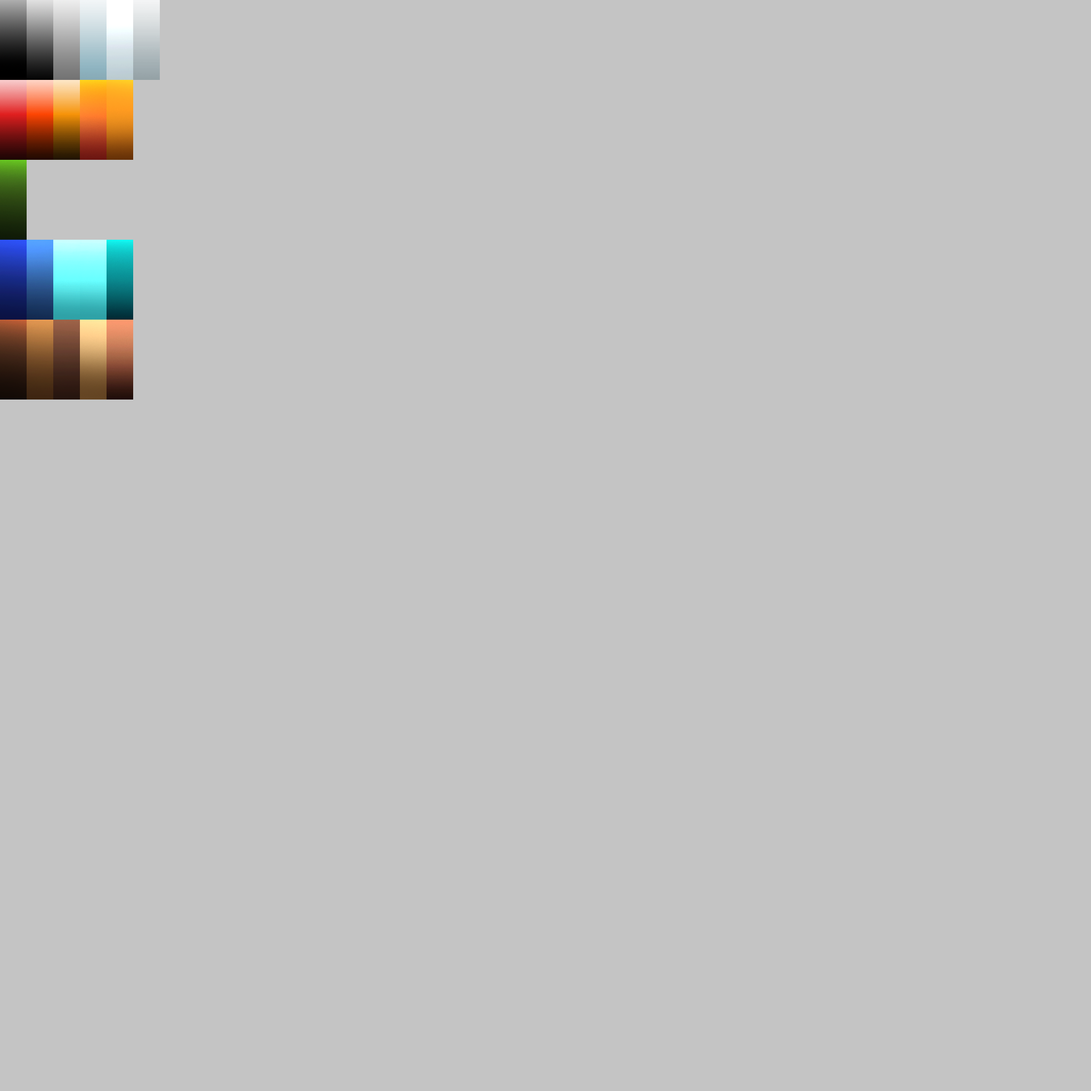
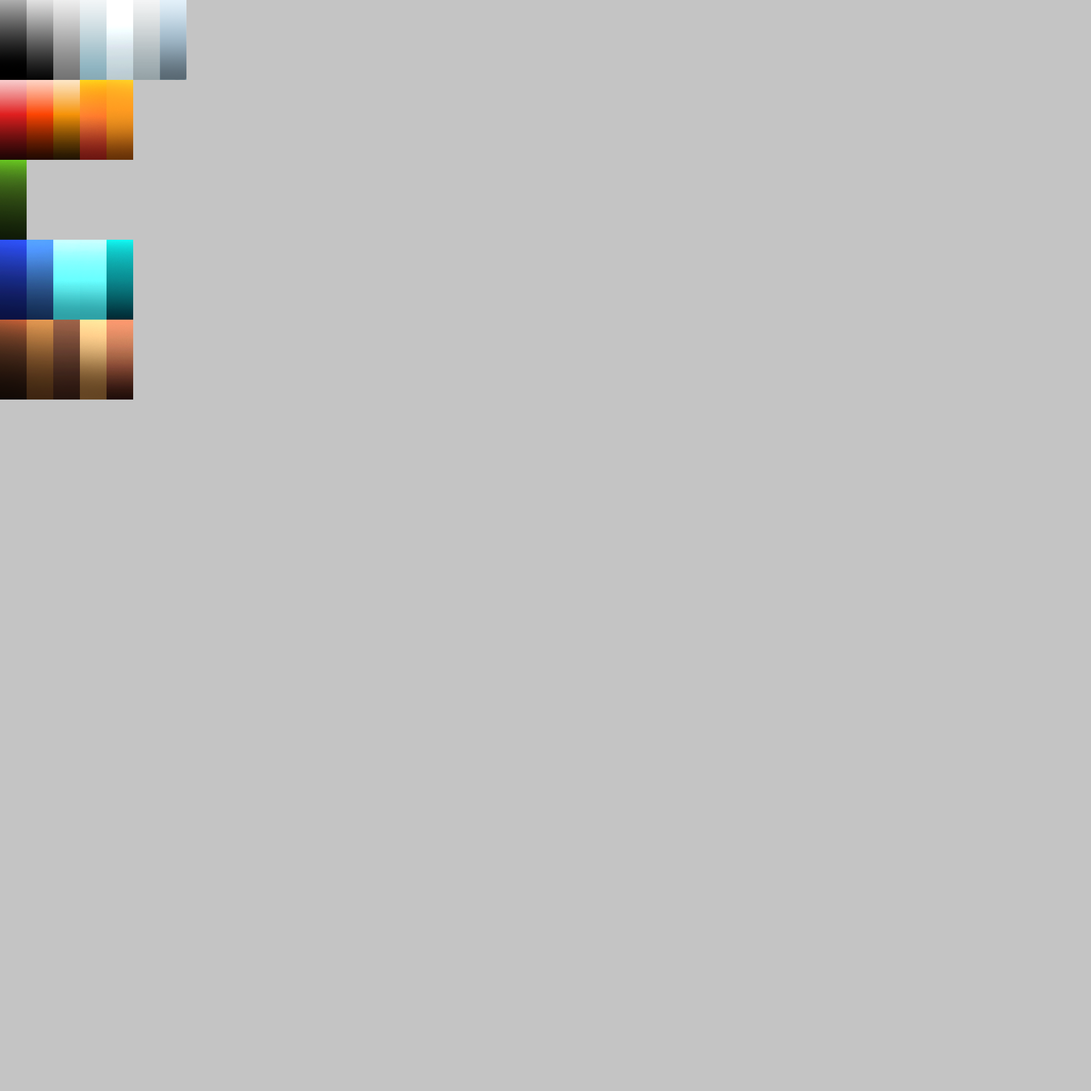
Revision of a layered 1091x1091 image; what changed, layer by layer:
added layer "Layer 1 copy 12" (1st of 2) above "Layer 1 copy 18" over bbox(159, 0, 187, 80)
